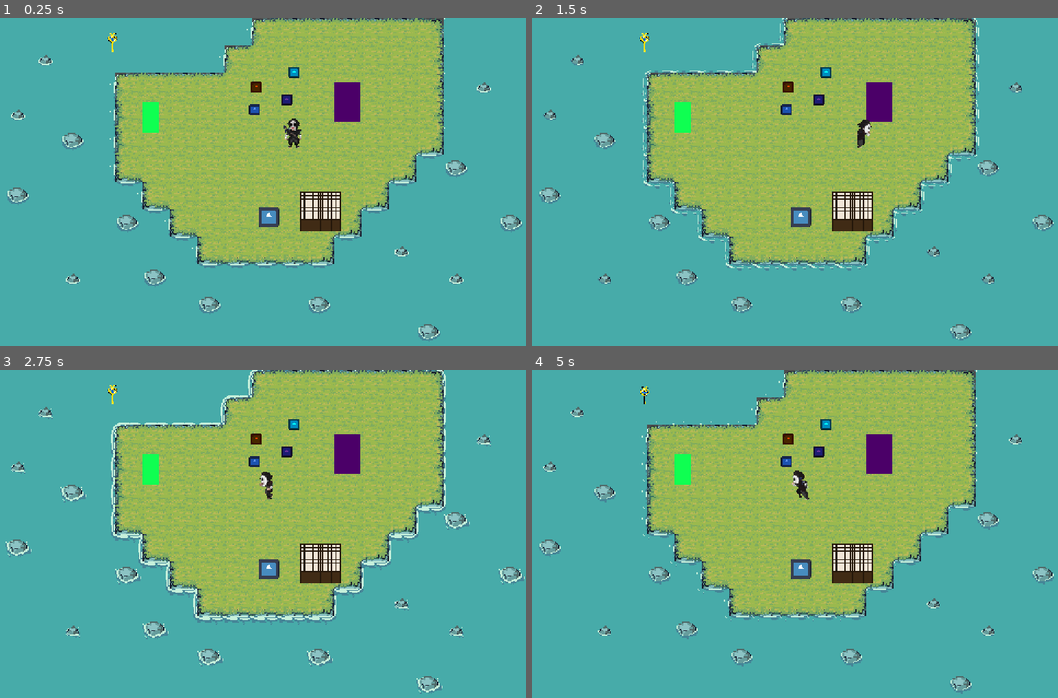
Above: before the commit, frames 1-4 (two rows, left to right).
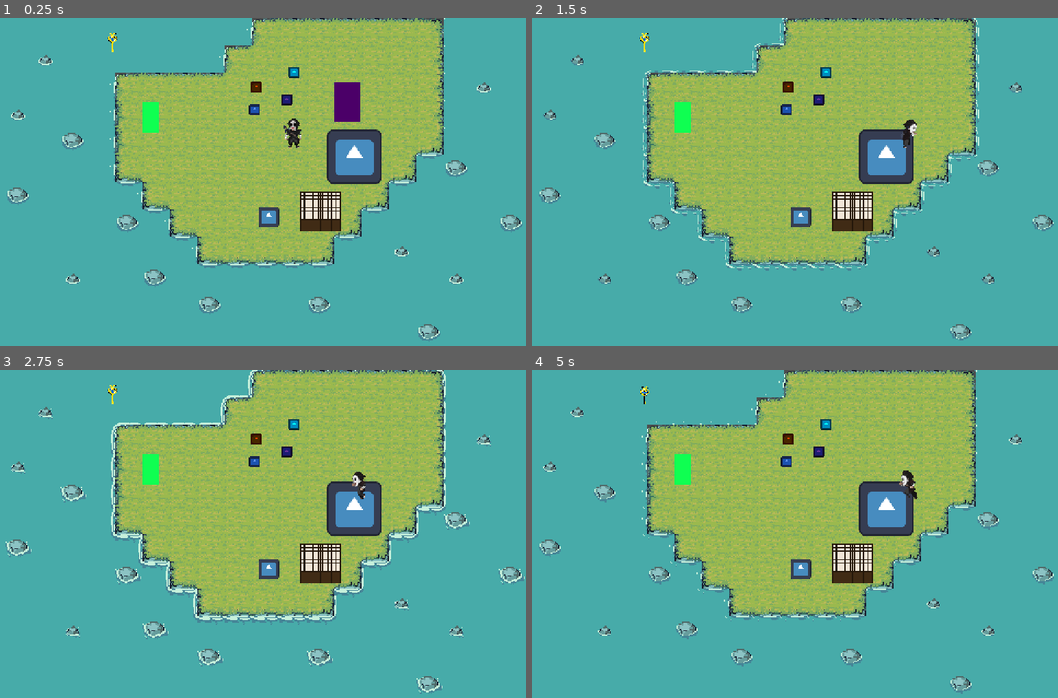
Above: after the commit, the same moments.

Repository: lajd-ufma/GGJ2026-game
Game: Godot game, scene res://playground/scenesPG/playground.tscn
Same seed, same stepped clock (60 frames per second), same inputs: the game is played once before the commit and once after it. This scene is started directly instead of the project's main scene. The engine's default icon, where the game draws it, is replaced by a stand-in: a white triangle on a blue panel in a dark square.
Inputs:
- Up to frame 1 (0.25 s): no input
- Up to frame 2 (1.5 s): tap Enter (ui_accept) at 0.5, 0.77 s; hold J (shoot) 0.53-1.28 s; hold D (move_right) from 0.53 s (still down); tap Space (special) at 1.35 s
- Up to frame 3 (2.75 s): tap Enter (ui_accept) at 1.52 s; release D (move_right) at 2.03 s; hold A (move_left) from 2.03 s (still down); hold J (shoot) from 2.03 s (still down)
- Up to frame 4 (5 s): release A (move_left) at 2.78 s; release J (shoot) at 2.78 s; hold D (move_right) 2.78-4.28 s; tap Space (special) at 2.85, 4.35 s; tap Enter (ui_accept) at 3.02, 3.77, 4.52 s; hold J (shoot) 3.53-4.28 s; hold A (move_left) from 4.28 s (still down)

The runs differ from the first frame. In frame 1, 1.7% of the frame differs, in the area x 62-73%, y 33-51%; in frame 2, 2.4%; in frame 3, 2.5%; in frame 4, 2.6%, in the area x 49-74%, y 19-51%.

Commit message:
button 0.1

Diff:
--- /dev/null
+++ b/playground/actorsPG/wall.gd
@@ -0,0 +1,21 @@
+extends StaticBody2D
+
+signal button_hold
+signal button_free
+
+func _ready() -> void:
+	button_hold.connect(pisar)
+	button_free.connect(soltar)
+
+
+# Called every frame. 'delta' is the elapsed time since the previous frame.
+func _process(delta: float) -> void:
+	pass
+
+func pisar():
+	$ColorRect.visible = false
+	set_collision_layer_value(6, false)
+func soltar():
+	#await get_tree().create_timer(2.0).timeout
+	$ColorRect.visible = true
+	set_collision_layer_value(6, true)
--- a/playground/actorsPG/wall.tscn
+++ b/playground/actorsPG/wall.tscn
@@ -1,4 +1,6 @@
 [gd_scene format=3 uid="uid://blvypiedpnhk6"]
+
+[ext_resource type="Script" uid="uid://calx2drxtbsfh" path="res://playground/actorsPG/wall.gd" id="1_m3c6b"]
 
 [sub_resource type="RectangleShape2D" id="RectangleShape2D_sjv05"]
 size = Vector2(119, 181)
@@ -6,6 +8,7 @@
 [node name="Wall" type="StaticBody2D" unique_id=976257622]
 position = Vector2(-2, 2)
 collision_layer = 32
+script = ExtResource("1_m3c6b")
 
 [node name="CollisionShape2D" type="CollisionShape2D" parent="." unique_id=535075077]
 position = Vector2(1.5, 90.5)
--- /dev/null
+++ b/playground/scenesPG/button.tscn
@@ -0,0 +1,20 @@
+[gd_scene format=3 uid="uid://d3qcabes4aq37"]
+
+[ext_resource type="Script" uid="uid://bcwhrskonmx53" path="res://playground/scriptsPG/button.gd" id="1_v35pl"]
+[ext_resource type="Texture2D" uid="uid://cmyty7alrffcu" path="res://icon.svg" id="2_eju2k"]
+
+[sub_resource type="RectangleShape2D" id="RectangleShape2D_0wgf7"]
+size = Vector2(128, 124)
+
+[node name="Button" type="Area2D" unique_id=37416142]
+script = ExtResource("1_v35pl")
+
+[node name="Sprite2D" type="Sprite2D" parent="." unique_id=1216243244]
+texture = ExtResource("2_eju2k")
+
+[node name="CollisionShape2D" type="CollisionShape2D" parent="." unique_id=1123233609]
+position = Vector2(1, 1)
+shape = SubResource("RectangleShape2D_0wgf7")
+
+[connection signal="body_entered" from="." to="." method="_on_body_entered"]
+[connection signal="body_exited" from="." to="." method="_on_body_exited"]
--- a/playground/scenesPG/playground.tscn
+++ b/playground/scenesPG/playground.tscn
@@ -2,12 +2,13 @@
 
 [ext_resource type="PackedScene" uid="uid://ccp31fuyyqtly" path="res://playground/scenesPG/terrain_manager.tscn" id="1_mm8fh"]
 [ext_resource type="PackedScene" uid="uid://dsa5lexnsuvpr" path="res://playground/actorsPG/block.tscn" id="4_xx4lu"]
-[ext_resource type="PackedScene" uid="uid://dc5v12gywcxps" path="res://playground/actorsPG/player.tscn" id="5_1kgxw"]
+[ext_resource type="PackedScene" uid="uid://de4nhquuknynq" path="res://playground/actorsPG/player.tscn" id="5_1kgxw"]
 [ext_resource type="PackedScene" uid="uid://blvypiedpnhk6" path="res://playground/actorsPG/wall.tscn" id="5_t4yo2"]
 [ext_resource type="PackedScene" uid="uid://h4vm1pmkjc6u" path="res://generic_mask.tscn" id="6_1kgxw"]
 [ext_resource type="PackedScene" uid="uid://cq4r5hd3cwbmi" path="res://playground/actorsPG/chave.tscn" id="6_2dil7"]
 [ext_resource type="PackedScene" uid="uid://bkvu5ombl3e2t" path="res://playground/actorsPG/portao.tscn" id="7_3hal7"]
 [ext_resource type="PackedScene" uid="uid://eoecly782d2v" path="res://playground/scenesPG/cipo.tscn" id="8_3hal7"]
+[ext_resource type="PackedScene" uid="uid://d3qcabes4aq37" path="res://playground/scenesPG/button.tscn" id="9_fo7qa"]
 
 [node name="Playground" type="Node2D" unique_id=772824261]
 
@@ -50,3 +51,6 @@
 
 [node name="cipo" parent="." unique_id=858177106 instance=ExtResource("8_3hal7")]
 position = Vector2(403, 234)
+
+[node name="Button" parent="." unique_id=37416142 instance=ExtResource("9_fo7qa")]
+position = Vector2(879, 325)
--- /dev/null
+++ b/playground/scriptsPG/button.gd
@@ -0,0 +1,20 @@
+extends Area2D
+
+@onready var wall: StaticBody2D = $"../Wall"
+
+func _ready() -> void:
+	pass # Replace with function body.
+
+
+# Called every frame. 'delta' is the elapsed time since the previous frame.
+func _process(delta: float) -> void:
+	pass
+
+
+func _on_body_entered(body: Node2D) -> void:
+	body.emit_signal("button_hold")
+	wall.emit_signal("button_hold")
+
+func _on_body_exited(body: Node2D) -> void:
+	body.emit_signal("button_free")
+	wall.emit_signal("button_free")
Not shown, added: playground/actorsPG/wall.gd.uid
Not shown, added: playground/scriptsPG/button.gd.uid
